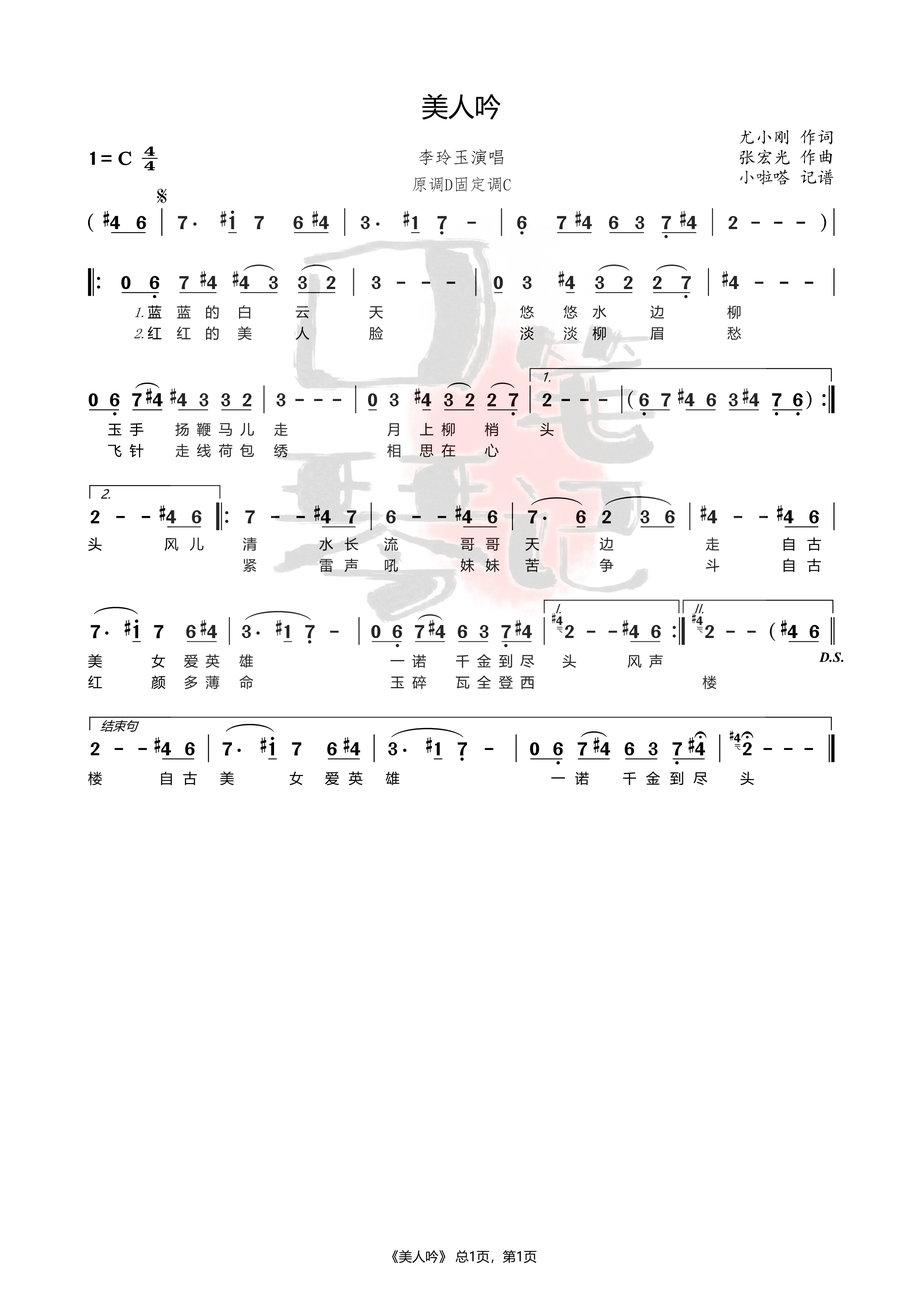
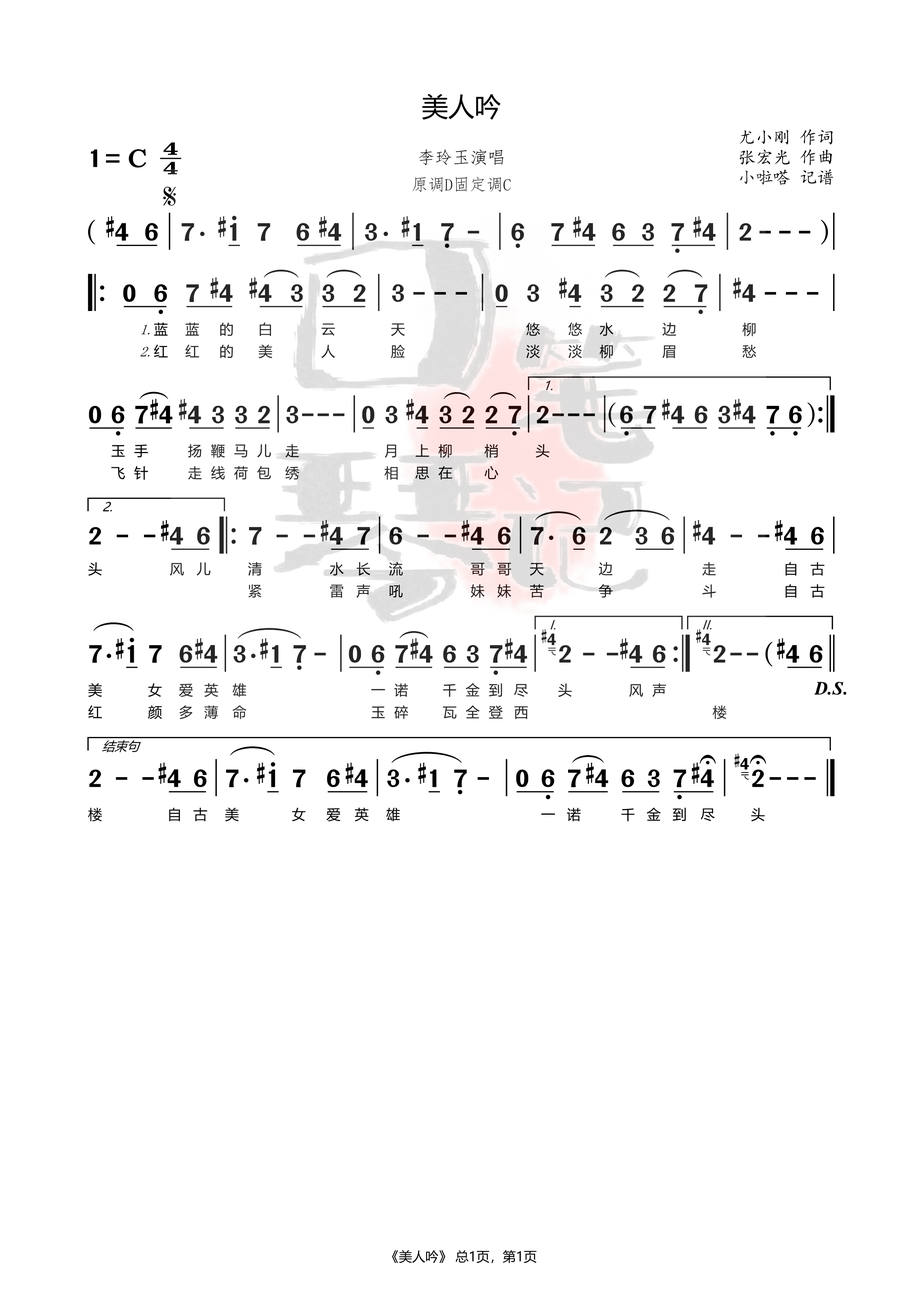
Comparing the layer stacks of the two 922×1305 images. Changes:
removed layer "Layer 4" over [87, 142, 847, 822]
painted on "Layer 2" over [87, 142, 847, 822]
painted on "Layer 1" over [87, 142, 847, 822]
removed layer "Layer 3" over [87, 142, 847, 822]
